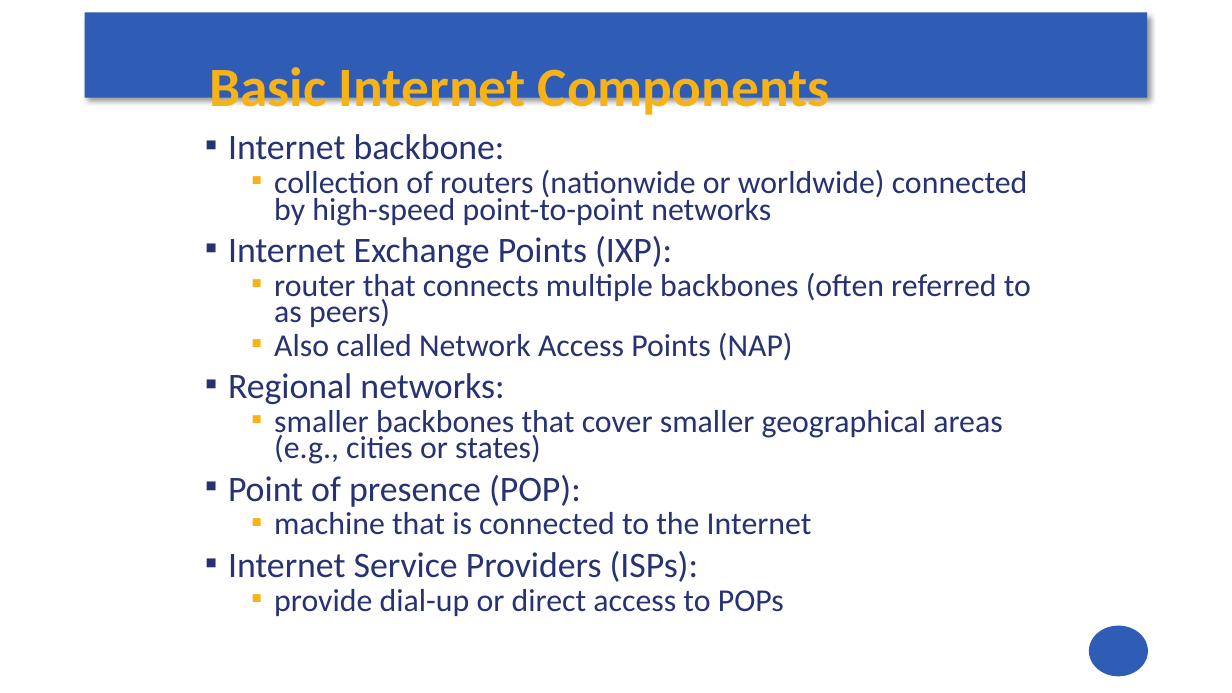
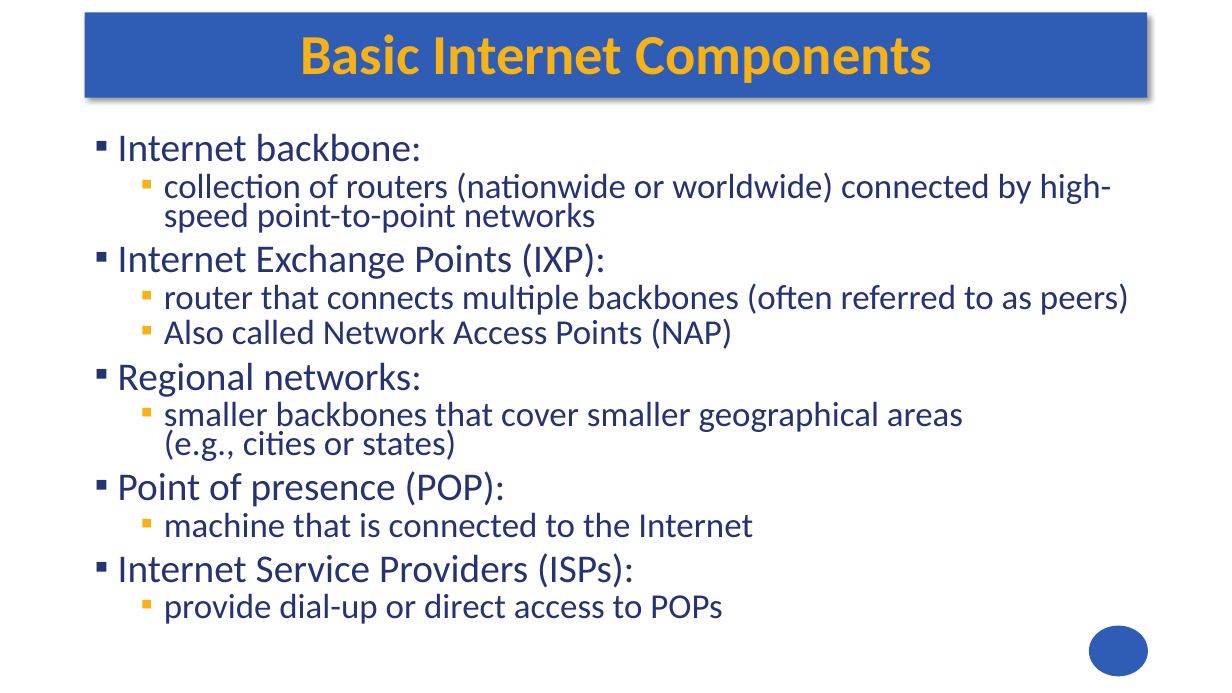
Before and after one commit to andrewt0301/hse-acos-course, a slide deck: slide 29 of docs/part2os/12_Networking/OS_Lecture_12.pptx. Drawn at 1232x693 pixels with LibreOffice and Linux fonts; fonts in the diff are those of the drawing. Boxes give left, top, right and bottom in pixels: in the first picture for what was removed or moved away, otherwise in the second. Text is boxed around its words. In the diff, an @@ line names an element or a change of style, - is before the commit and + after.

```diff
--- a/docs/part2os/12_Networking/OS_Lecture_12.pptx
+++ b/docs/part2os/12_Networking/OS_Lecture_12.pptx
@@ title "Basic Internet Components": place and size @@
-title "Basic Internet Components" at [209, 60, 830, 120]
+title "Basic Internet Components" at [300, 34, 932, 83]
@@ title "Basic Internet Components" at [300, 34, 932, 83]: size 43.2 to 44 pt @@
@@ text "Internet backbone:": place and size @@
-text "Internet backbone:" at [228, 134, 1031, 616]
+text "Internet backbone:" at [118, 133, 1129, 624]
@@ text "Internet backbone:" at [118, 133, 1129, 624]: size 27.9 to 30.6 pt in "Internet backbone:", "Internet Exchange Points (IXP):", "Regional networks:", "Point of presence (POP):" and 1 more places; size 24.8 to 27.2 pt in "collection of routers (nationwide or worldwide) connected ...", "router that connects multiple backbones (often referred ...", "Also called Network Access Points (NAP)", "smaller backbones that cover smaller geographical areas ..." and 2 more places @@
```
Also in this commit, not shown: 12 other slides changed, 1 slide added, 1 other file.
